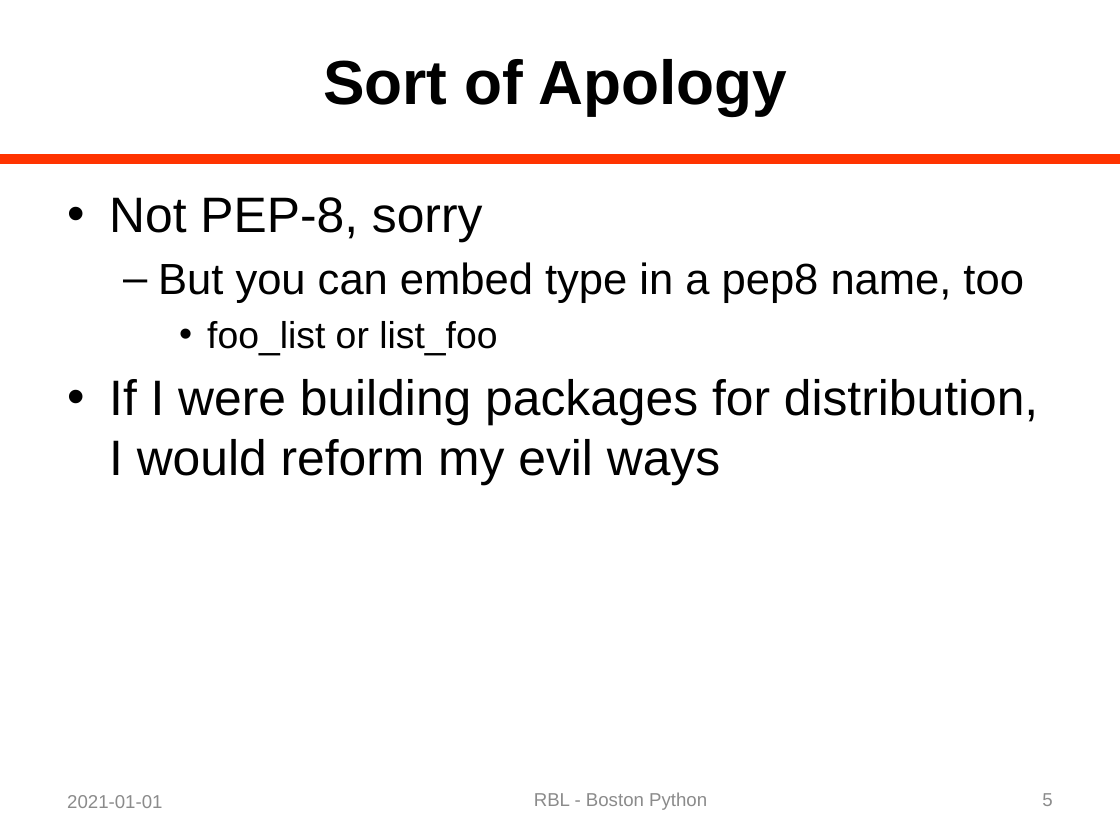
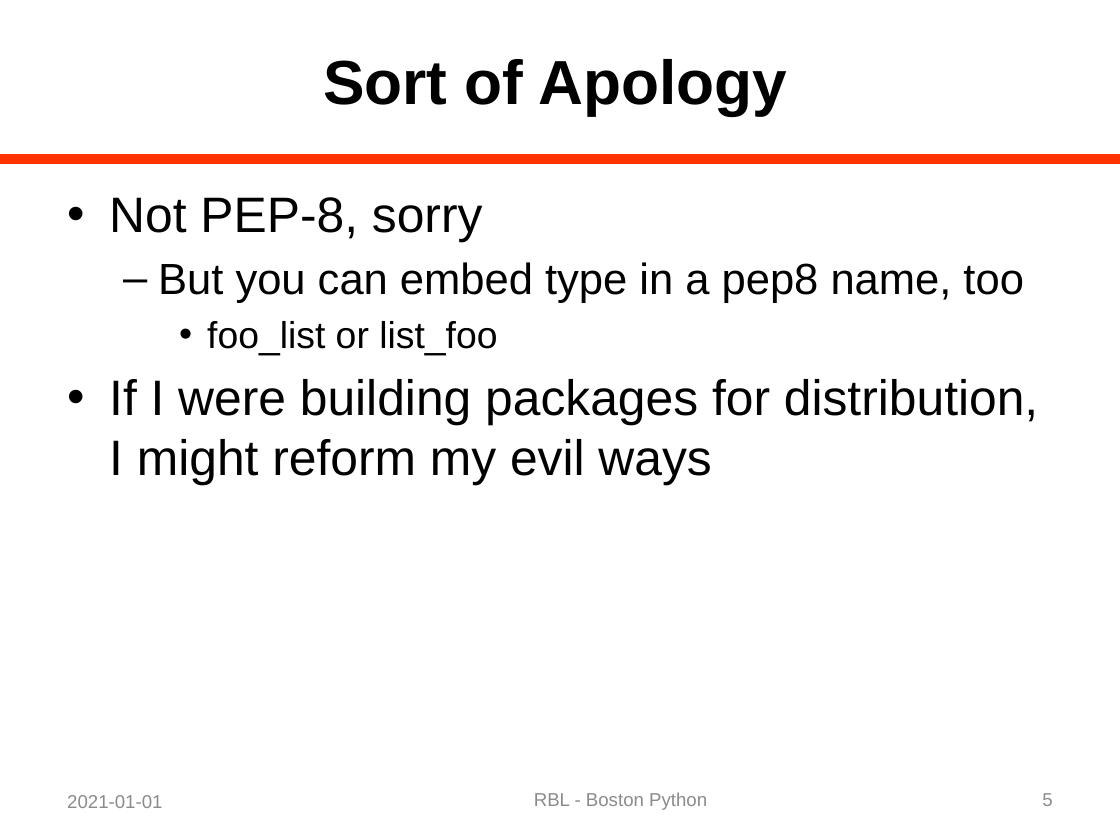
Before and after one commit to rblandau/NewTrace, a slide deck: slide 5 of docs/OfflineDebugging/A Dinosaur and a Python 02.pptx. Drawn at 1120x840 pixels with LibreOffice and Linux fonts; fonts in the diff are those of the drawing. Boxes give left, top, right and bottom in pixels: in the first picture for what was removed or moved away, otherwise in the second. Text is boxed around its words. In the diff, an @@ line names an element or a change of style, - is before the commit and + after.

```diff
--- a/docs/OfflineDebugging/A Dinosaur and a Python 02.pptx
+++ b/docs/OfflineDebugging/A Dinosaur and a Python 02.pptx
@@ text at (109,379,1038,485): text changed @@
-• If I were building packages for distribution, I would reform my evil ways
+• If I were building packages for distribution, I might reform my evil ways
```
Also in this commit, not shown: 8 other slides changed, 15 slides removed, 4 other files.
